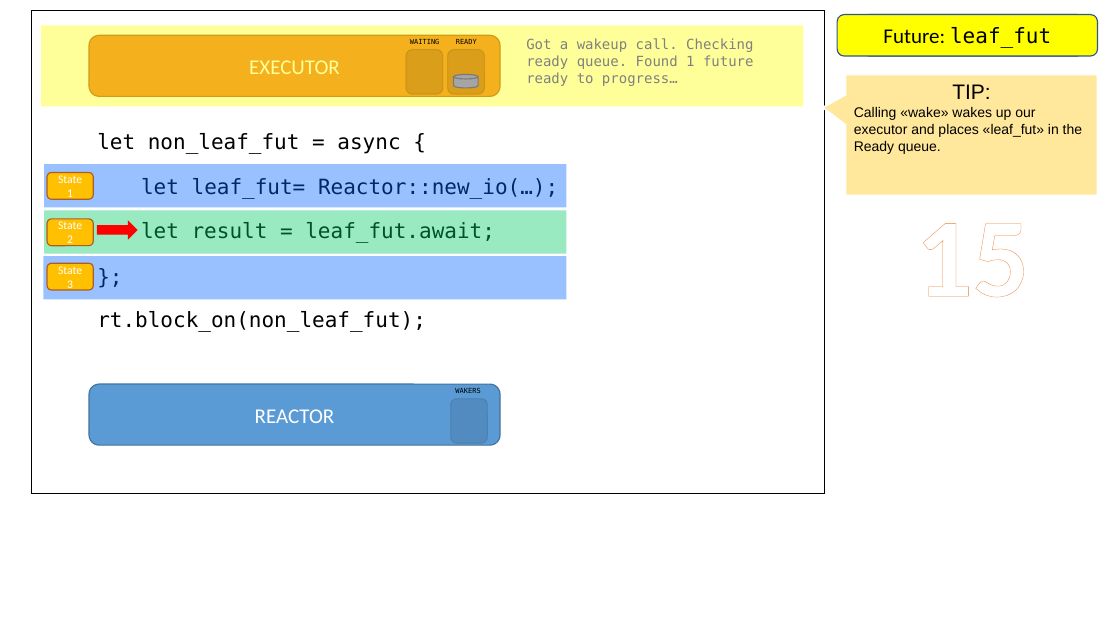
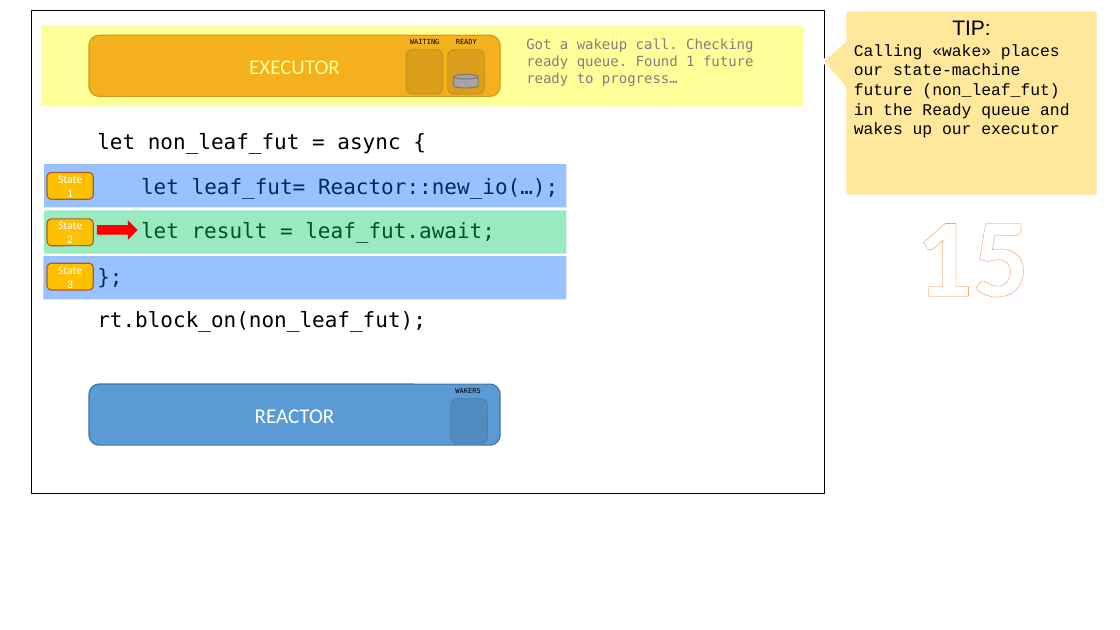
Before and after one commit to pedromfedricci/books-futures-explained, a slide deck: slide 16 of resources/futures_animation.pptx. Drawn at 1120x630 pixels with LibreOffice and Linux fonts; fonts in the diff are those of the drawing. Boxes give left, top, right and bottom in pixels: in the first picture for what was removed or moved away, otherwise in the second. Text is boxed around its words. In the diff, an @@ line names an element or a change of style, - is before the commit and + after.

```diff
--- a/resources/futures_animation.pptx
+++ b/resources/futures_animation.pptx
@@ rounded rectangle removed at [838,14,1098,55] @@
-Future: leaf_fut
@@ speech box "TIP:": place and size @@
-speech box "TIP:" at [846,75,1098,196]
+speech box "TIP:" at [846,11,1098,196]
@@ rounded rectangle removed at [862,14,1084,55] @@
-Future: main_fut
@@ text in speech box at [854,44,1069,138]: text changed; size 12 to 14 pt; font Arial to Courier New @@
-Calling «wake» wakes up our executor and places «leaf_fut» in the Ready queue.
+Calling «wake» places our state-machine future (non_leaf_fut) in the Ready queue and wakes up our executor
```
Also in this commit, not shown: 18 other slides changed, 20 other files.
